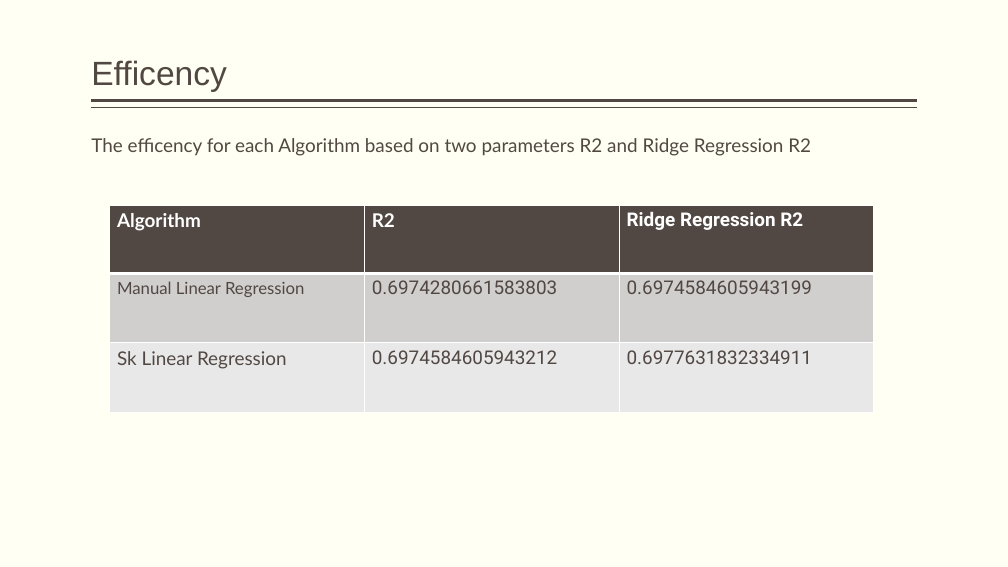
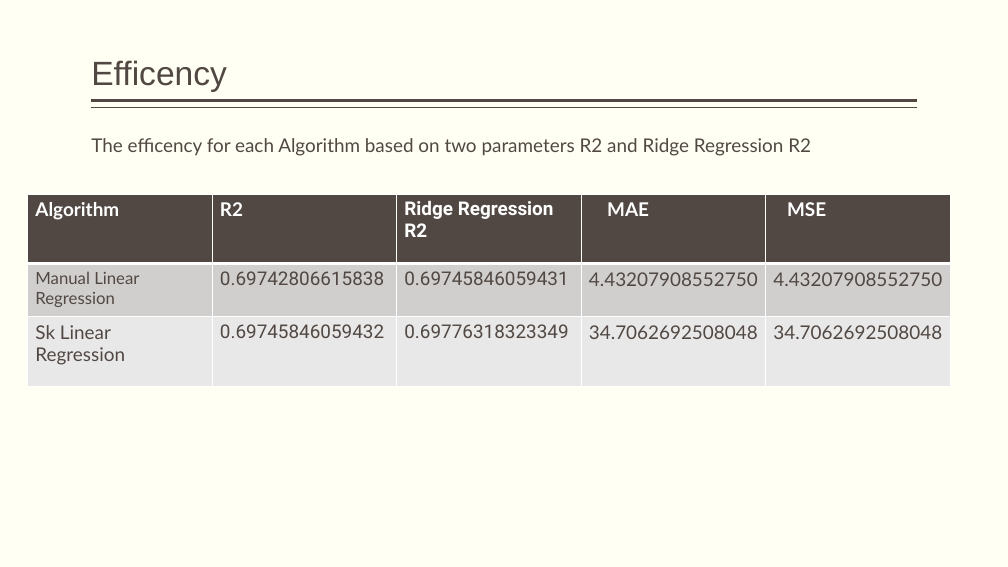
Before and after one commit to donikaSkenderbeut/machine-learning, a slide deck: slide 13 of Ex2/ex2.pptx. Drawn at 1008x567 pixels with LibreOffice and Linux fonts; fonts in the diff are those of the drawing. Boxes give left, top, right and bottom in pixels: in the first picture for what was removed or moved away, otherwise in the second. Text is boxed around its words. In the diff, an @@ line names an element or a change of style, - is before the commit and + after.

```diff
--- a/Ex2/ex2.pptx
+++ b/Ex2/ex2.pptx
@@ table at [28, 194, 951, 386] @@
-column 2: R2 | 0.6974280661583803 | 0.6974584605943212
-column 3: Ridge Regression R2 | 0.6974584605943199 | 0.6977631832334911
+column 2: R2 | 0.69742806615838 | 0.69745846059432
+column 3: Ridge Regression R2 | 0.69745846059431 | 0.69776318323349
+column 4: MAE | 4.43207908552750 | 34.7062692508048
+column 5: MSE | 4.43207908552750 | 34.7062692508048
@@ table: place and size @@
-table at [110, 206, 874, 412]
+table at [28, 194, 951, 386]
```
Also in this commit, not shown: 1 other file.
